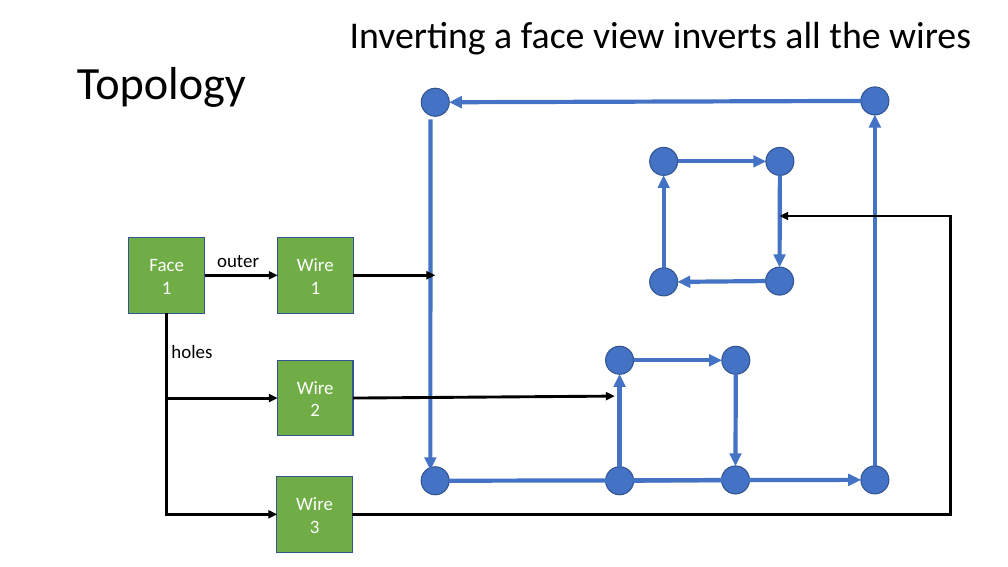
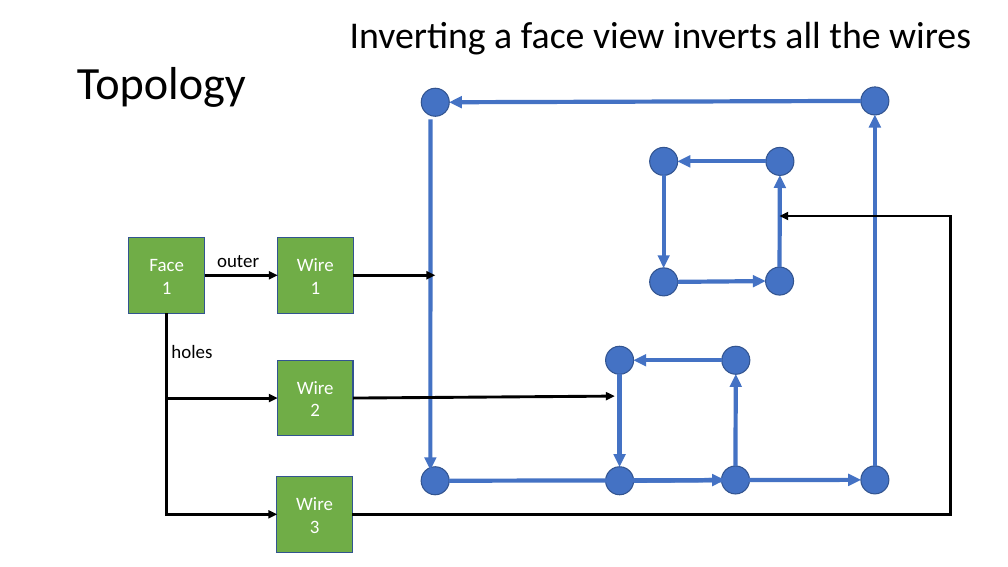
Before and after one commit to automaticmagic/topolys, a slide deck: slide 10 of design/Classes.pptx. Drawn at 1008x567 pixels with LibreOffice and Linux fonts; fonts in the diff are those of the drawing. Boxes give left, top, right and bottom in pixels: in the first picture for what was removed or moved away, otherwise in the second. Text is boxed around its words. In the diff, an @@ line names an element or a change of style, - is before the commit and + after.

```diff
--- a/design/Classes.pptx
+++ b/design/Classes.pptx
@@ arrow (664, 175) - (664, 268): arrowheads changed @@
@@ arrow (678, 161) - (766, 161): arrowheads changed @@
@@ arrow (780, 267) - (780, 175): arrowheads changed @@
@@ arrow (766, 281) - (678, 282): arrowheads changed @@
@@ arrow (620, 374) - (620, 467): arrowheads changed @@
@@ arrow (634, 361) - (722, 361): arrowheads changed @@
@@ arrow (736, 466) - (736, 374): arrowheads changed @@
@@ arrow added from (637, 481) to (725, 480), #4472C4 4 pt @@
```
Also in this commit, not shown: 2 other slides changed, 4 other files.
